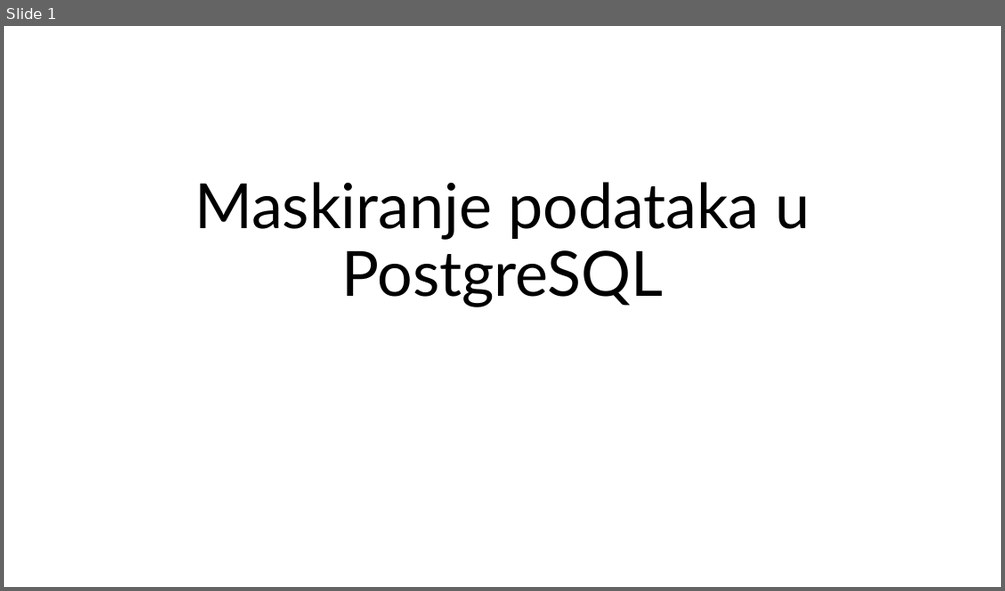
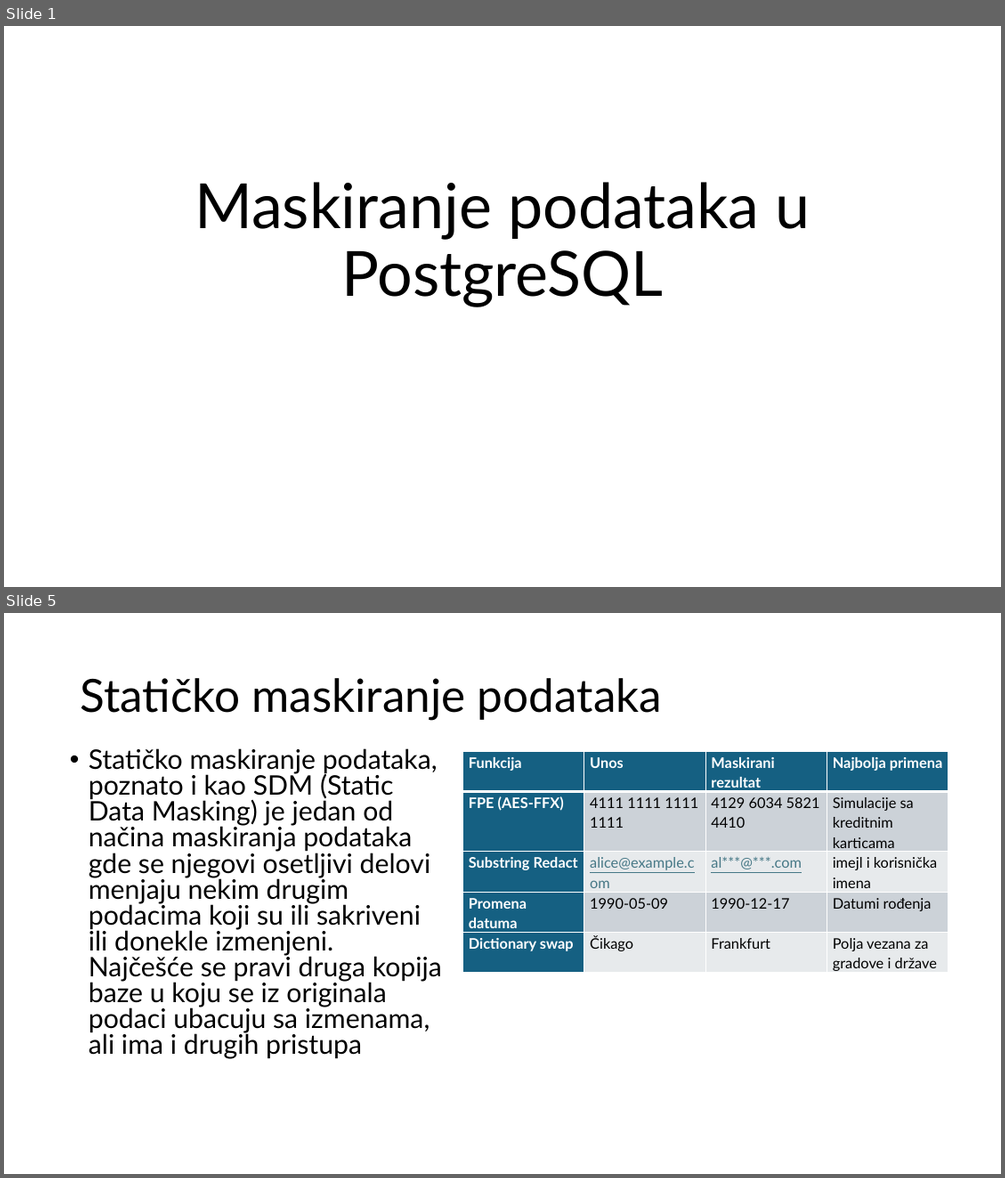
Before and after one commit to radisa-markovic/data-masking-postgres, a slide deck: Maskiranje podataka PostgreSQL.pptx. Shown one above the other, each under a label of ours: slide 1 before the commit, slides 1 and 5 after it; the slides between them are not shown. The pictures are 1005x591 and 1005x1178 pixels, drawn with LibreOffice and Linux fonts; fonts in the diff are those of the drawing. Boxes give left, top, right and bottom in pixels: in the first picture for what was removed or moved away, otherwise in the second. Text is boxed around its words. In the diff, an @@ line names an element or a change of style, - is before the commit and + after.

```diff
--- a/Maskiranje podataka PostgreSQL.pptx
+++ b/Maskiranje podataka PostgreSQL.pptx
@@ slide 5 added at (4, 613, 1001, 1174), background #FFFFFF @@
@@ title added at (80, 678, 662, 720), 44 pt, text #000000 @@
+Statičko maskiranje podataka
@@ text added at (89, 748, 442, 1058), 25.9 pt, text #000000 @@
+• Statičko maskiranje podataka, poznato i kao SDM (Static Data Masking) je jedan od načina maskiranja podataka gde se njegovi osetljivi delovi menjaju nekim drugim podacima koji su ili sakriveni ili donekle izmenjeni. Najčešće se pravi druga kopija baze u koju se iz originala podaci ubacuju sa izmenama, ali ima i drugih pristupa
@@ table added at (463, 751, 947, 974), 5 rows, 4 columns @@
+Funkcija | Unos | Maskirani rezultat | Najbolja primena
+FPE (AES-FFX) | 4111 1111 1111 1111 | 4129 6034 5821 4410 | Simulacije sa kreditnim karticama
+Substring Redact | alice@example.com | al***@***.com | imejl i korisnička imena
+Promena datuma | 1990-05-09 | 1990-12-17 | Datumi rođenja
+Dictionary swap | Čikago | Frankfurt | Polja vezana za gradove i države
```
Also in this commit, not shown: 13 other slides added.
